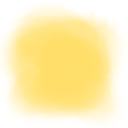
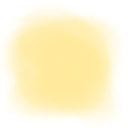
Layered file, before and after one edit (128 x 128). Changes by layer:
pixels changed over box(0, 3, 125, 125) (layer not identified)
